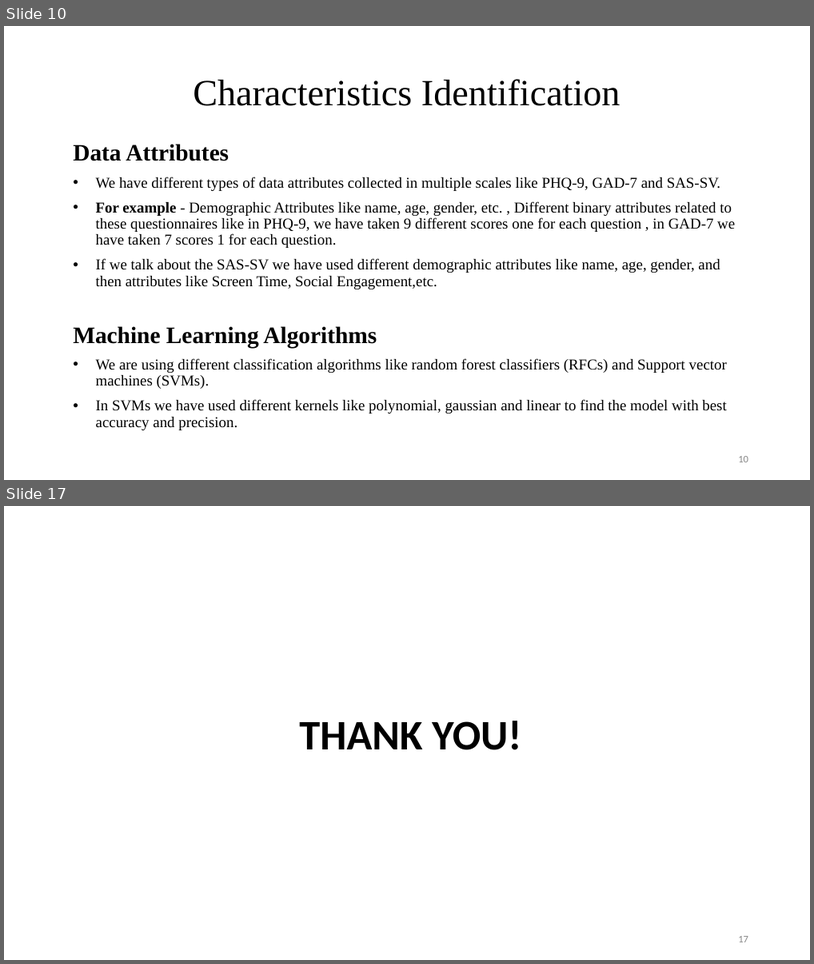
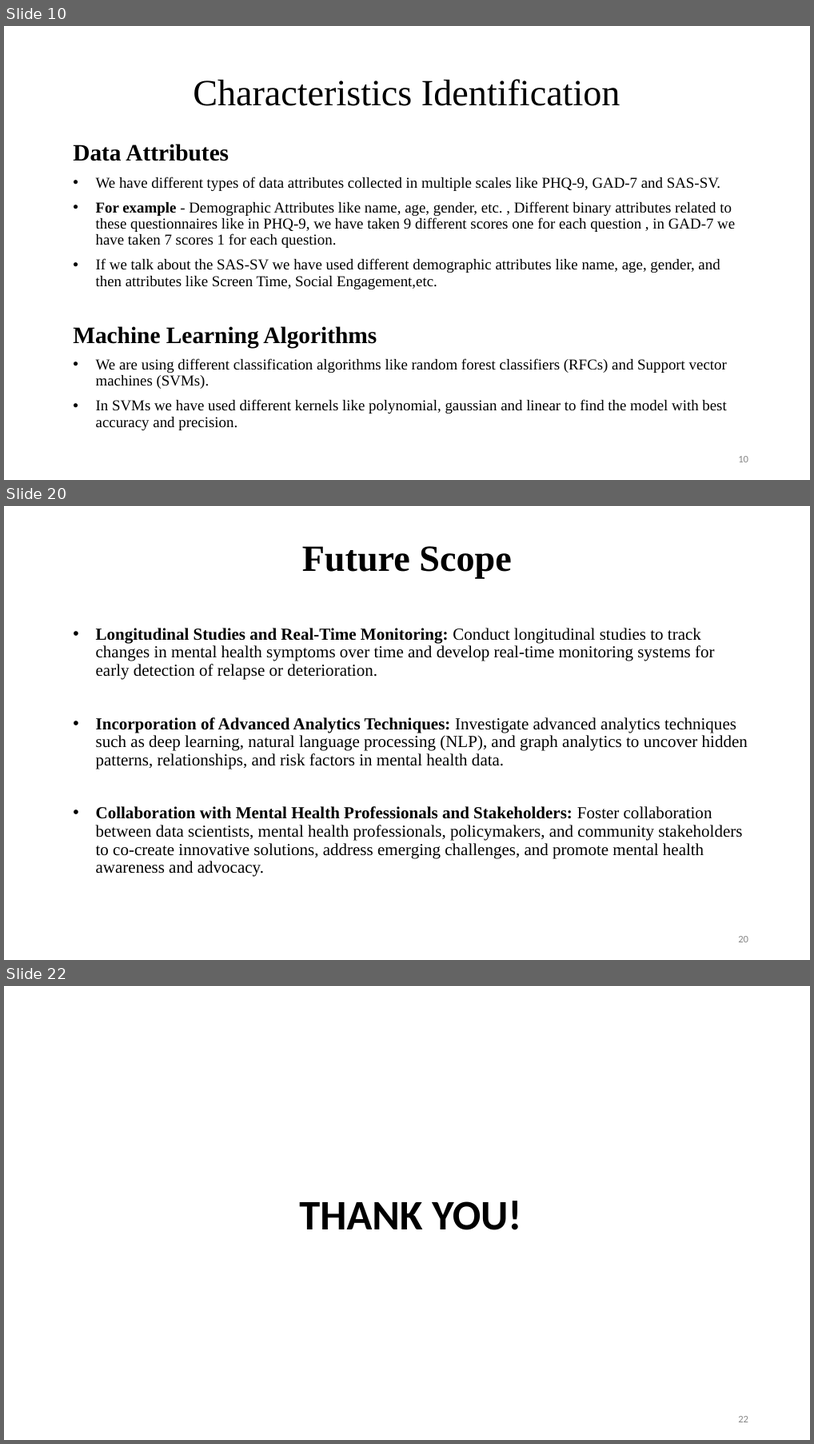
Before and after one commit to Brainskull24/Heal.ai, a slide deck: MP/PPT.pptx. Shown one above the other, each under a label of ours: slides 10 and 17 before the commit, slides 10, 20 and 22 after it; the slides between them are not shown. The pictures are 814x964 and 814x1444 pixels, drawn with LibreOffice and Linux fonts; fonts in the diff are those of the drawing; background and template pictures are left out. Boxes give left, top, right and bottom in pixels: in the first picture for what was removed or moved away, otherwise in the second. Text is boxed around its words. In the diff, an @@ line names an element or a change of style, - is before the commit and + after.

```diff
--- a/MP/PPT.pptx
+++ b/MP/PPT.pptx
@@ slide 20 added at [4,506,810,960], background picture (left out) @@
@@ title added at [302,546,511,579], 44 pt, text #000000, bold @@
+Future Scope
@@ text added at [96,628,748,876], 20 pt, text #000000 @@
+• Longitudinal Studies and Real-Time Monitoring: Conduct longitudinal studies to track changes in mental health symptoms over time and develop real-time monitoring systems for early detection of relapse or deterioration.
+• Incorporation of Advanced Analytics Techniques: Investigate advanced analytics techniques such as deep learning, natural language processing (NLP), and graph analytics to uncover hidden patterns, relationships, and risk factors in mental health data.
+• Collaboration with Mental Health Professionals and Stakeholders: Foster collaboration between data scientists, mental health professionals, policymakers, and community stakeholders to co-create innovative solutions, address emerging challenges, and promote mental health awareness and advocacy.
@@ page number added at [738,936,749,942], 12 pt, text #888888 @@
+20
@@ what was slide 17 is now slide 22 @@
@@ page number at [738,1416,749,1422]: text changed @@
-17
+22
```
Also in this commit, not shown: 7 slides changed, 4 other slides added, 4 other files.
